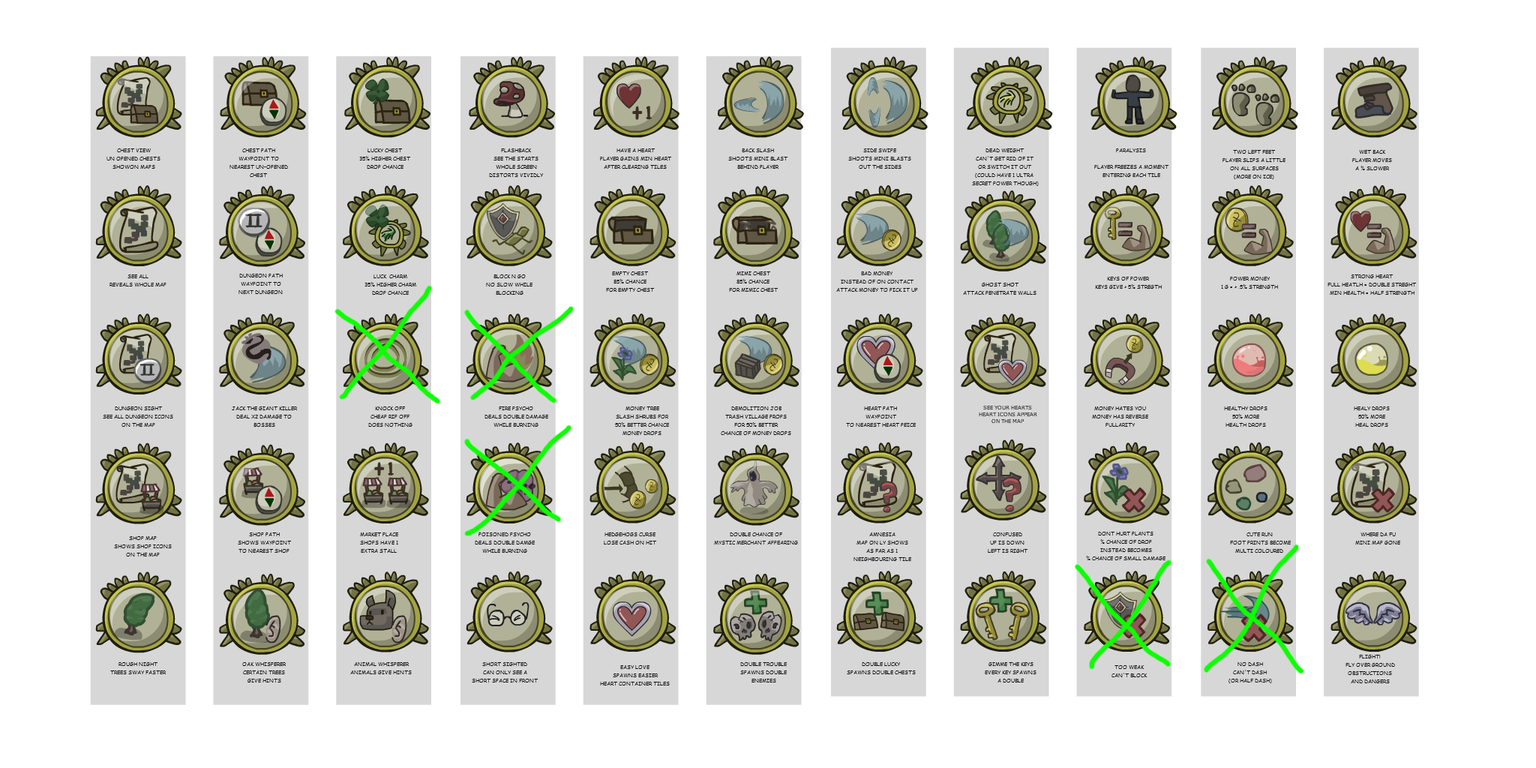
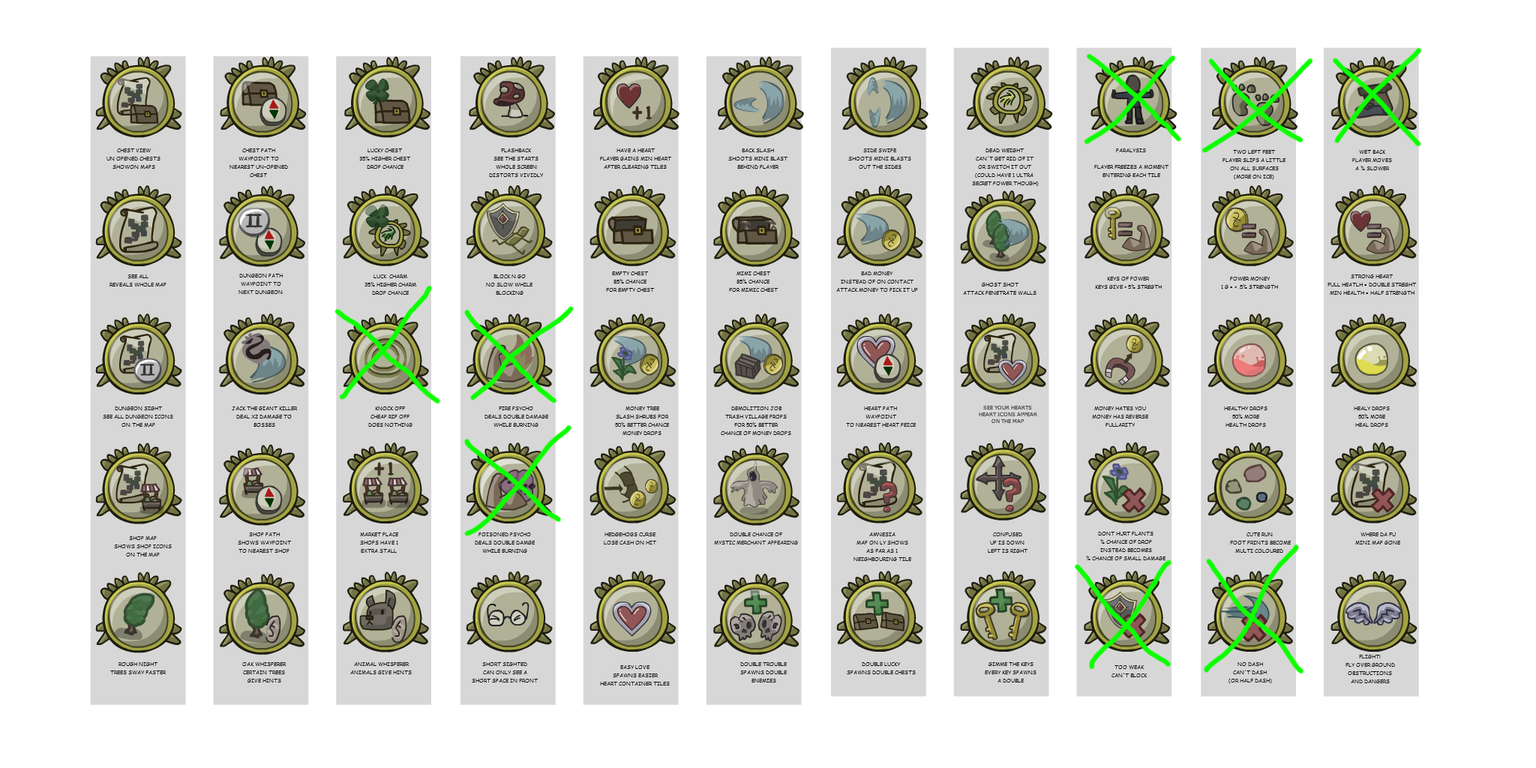
The second 1536px x 768px image is a revision of the first. Changes to its layers:
painted on "Layer 1" over [1083, 47, 1422, 153]
